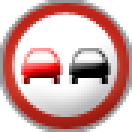
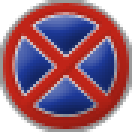
Before/after of a w=132, h=132 layered artwork. What changed in the layer stack:
added group "16" with 3 layers above "107" over [15, 15, 117, 117]
added layer "Stripe 2" in group "16" over [18, 21, 114, 111]
added layer "Stripe 1" in group "16" over [18, 21, 114, 111]
added layer "Blue circle" in group "16" over [15, 15, 117, 117]
hid group "107" (2 layers) over [21, 48, 111, 84]
